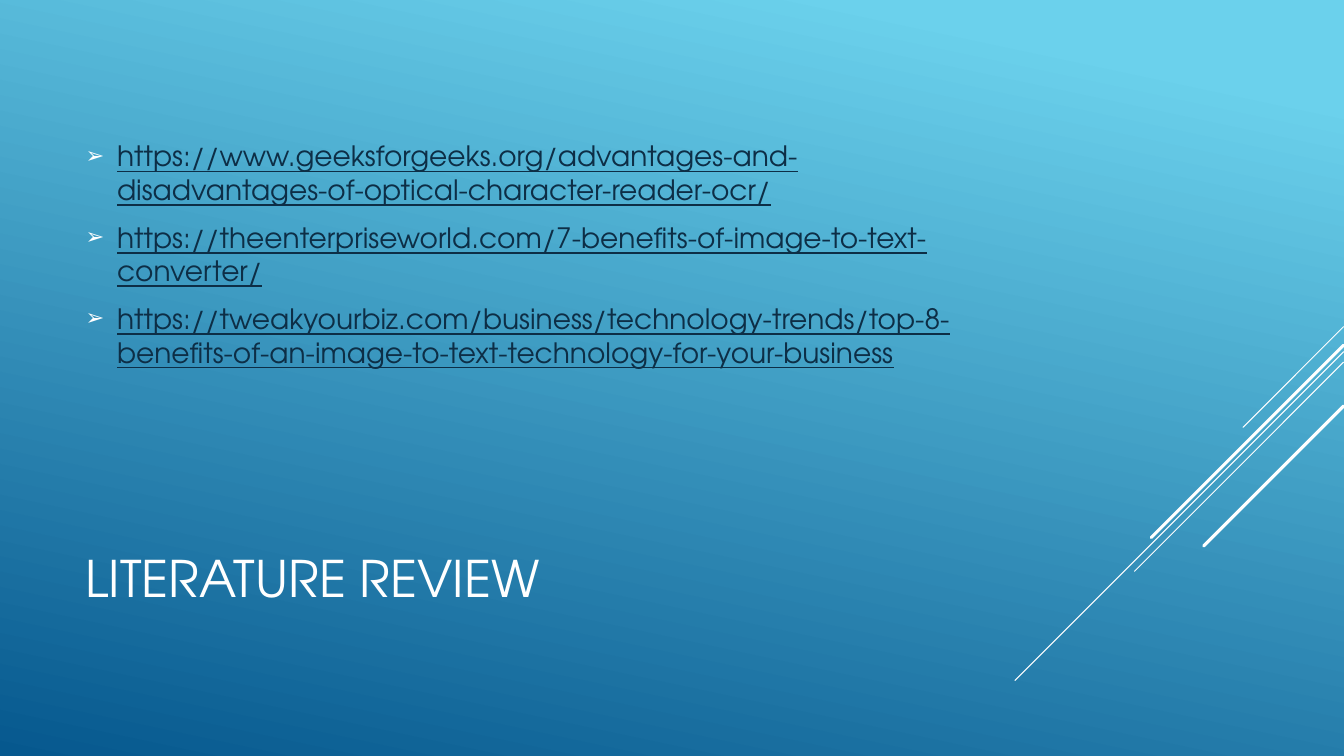
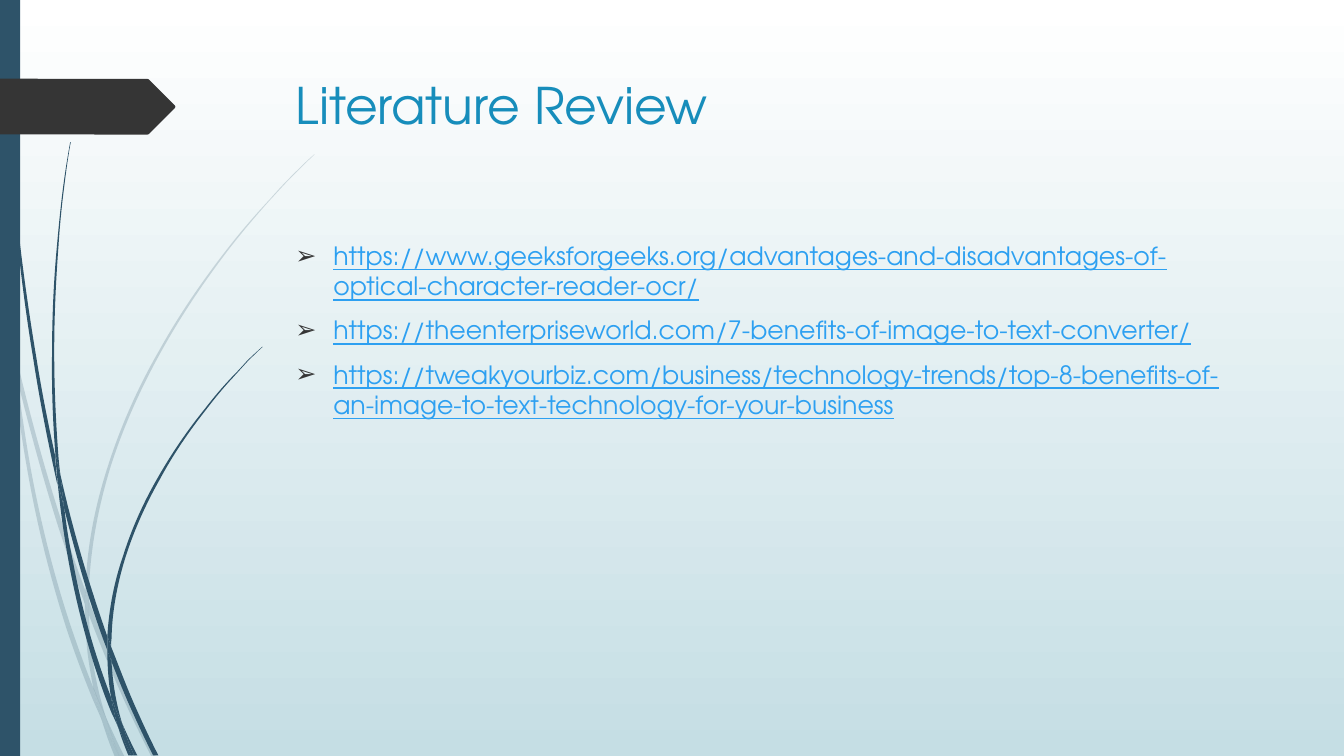
Before and after one commit to CHIHNITA-REDDY-B/SE-project, a slide deck: slide 16 of SE_ project.pptx (slide 11 before the commit). Drawn at 1344x756 pixels with LibreOffice and Linux fonts; fonts in the diff are those of the drawing. Boxes give left, top, right and bottom in pixels: in the first picture for what was removed or moved away, otherwise in the second. Text is boxed around its words. In the diff, an @@ line names an element or a change of style, - is before the commit and + after.

Commit message:
SE Project
Image To Text Convertor

```diff
--- a/SE_ project.pptx
+++ b/SE_ project.pptx
@@ background gradient #6ED2EB to #06588E to gradient #FFFFFF to #C5DEE5 @@
@@ rectangle added at [0,0,20,756], fill #2E5369 @@
@@ freeform shape added at [0,79,175,134], fill #353535 @@
@@ title "Literature Review" at [296,86,708,125]: vertical alignment middle to top @@
@@ title at [296,86,708,125]: text changed; text colour #FFFFFF to #178DBB @@
-LITERATURE REVIEW
+Literature Review
@@ text "https://www.geeksforgeeks.org/advantages-and-disadvantages-o ...": place and size @@
-text "https://www.geeksforgeeks.org/advantages-and-disadvantages-o ..." at [117,145,949,369]
+text "https://www.geeksforgeeks.org/advantages-and-disadvantages-o ..." at [333,246,1218,420]
@@ text "https://www.geeksforgeeks.org/advantages-and-disadvantages-o ..." at [333,246,1218,420]: size 20 to 18 pt, text colour #0D2E46 to #2DA0F1; indent changed; bullet colour #FFFFFF to #353535; vertical alignment middle to top @@
@@ group removed at [1015,327,1344,681]: 5 lines @@
@@ group added at [0,154,315,756]: 10 freeform shapes @@
@@ group added at [3,0,262,756]: 12 freeform shapes @@
```
Also in this commit, not shown: 13 other slides changed, 5 slides added.
